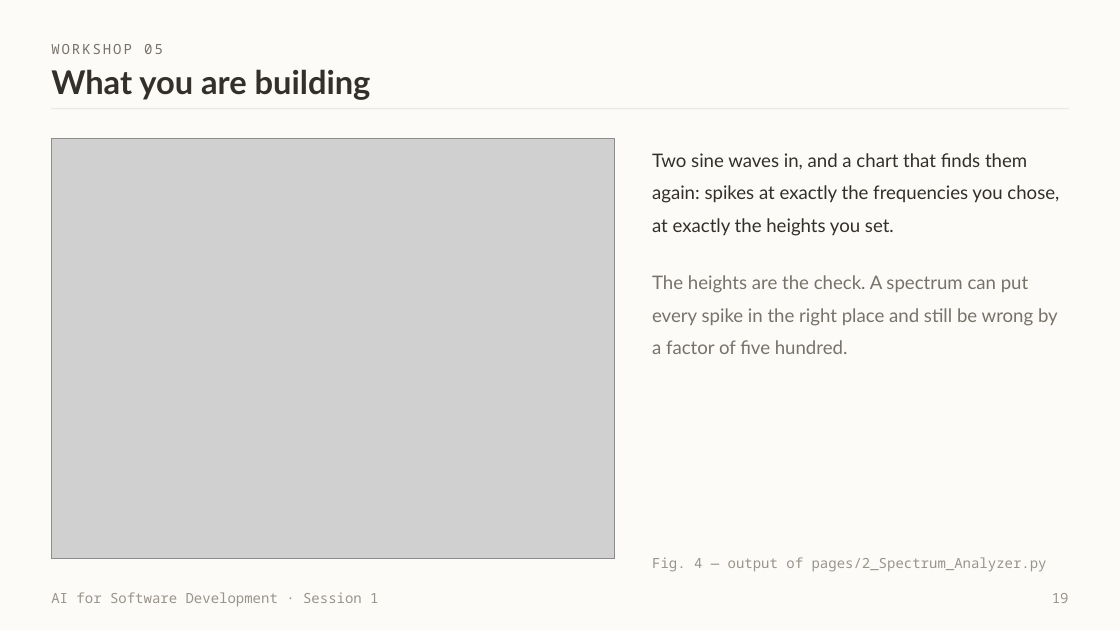
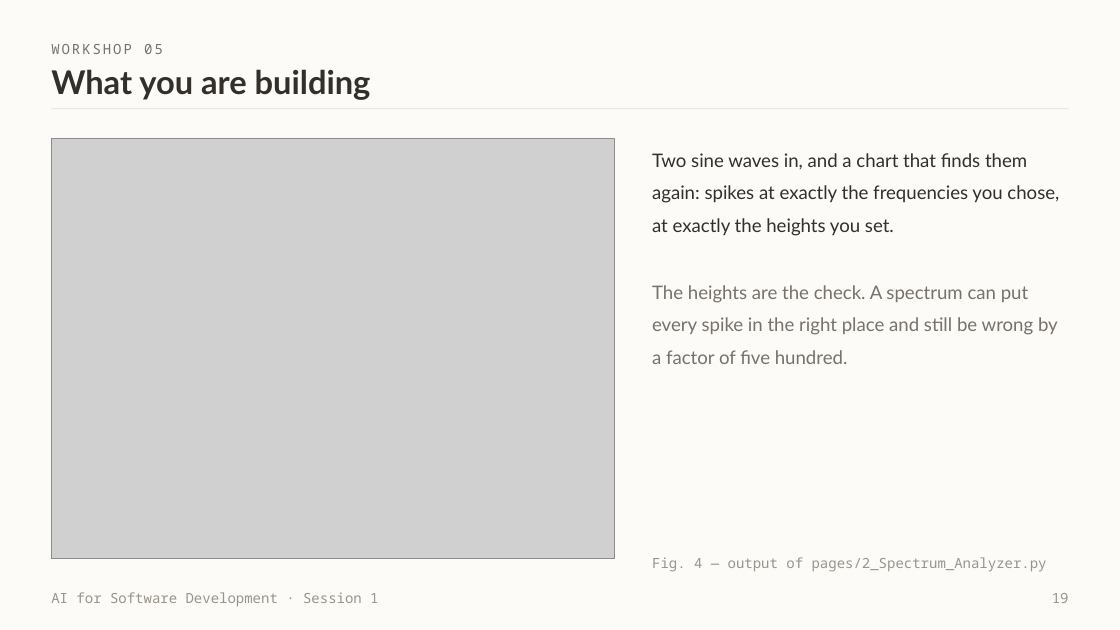
Before and after one commit to witchapong/ai-for-software-dev, a slide deck: slide 19 of slides/Session 1 - Meet Your Agent.pptx. Drawn at 1120x630 pixels with LibreOffice and Linux fonts; fonts in the diff are those of the drawing; grey boxes stand for pictures. Boxes give left, top, right and bottom in pixels: in the first picture for what was removed or moved away, otherwise in the second. Text is boxed around its words. In the diff, an @@ line names an element or a change of style, - is before the commit and + after.

```diff
--- a/slides/Session 1 - Meet Your Agent.pptx
+++ b/slides/Session 1 - Meet Your Agent.pptx
@@ text "The heights are the check. ...": place and size @@
-text "The heights are the check. ..." at (652,275,1058,354)
+text "The heights are the check. ..." at (652,285,1058,364)
```
Also in this commit, not shown: 7 other slides changed, 9 other files.
